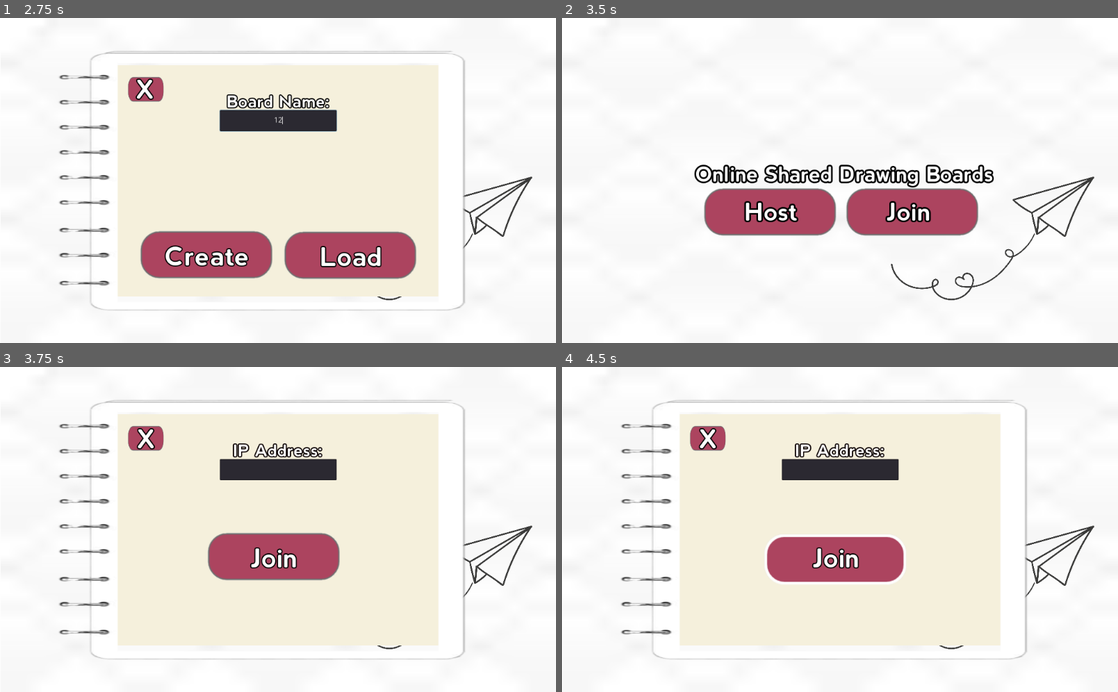
Above: before the commit, frames 1-4 (two rows, left to right).
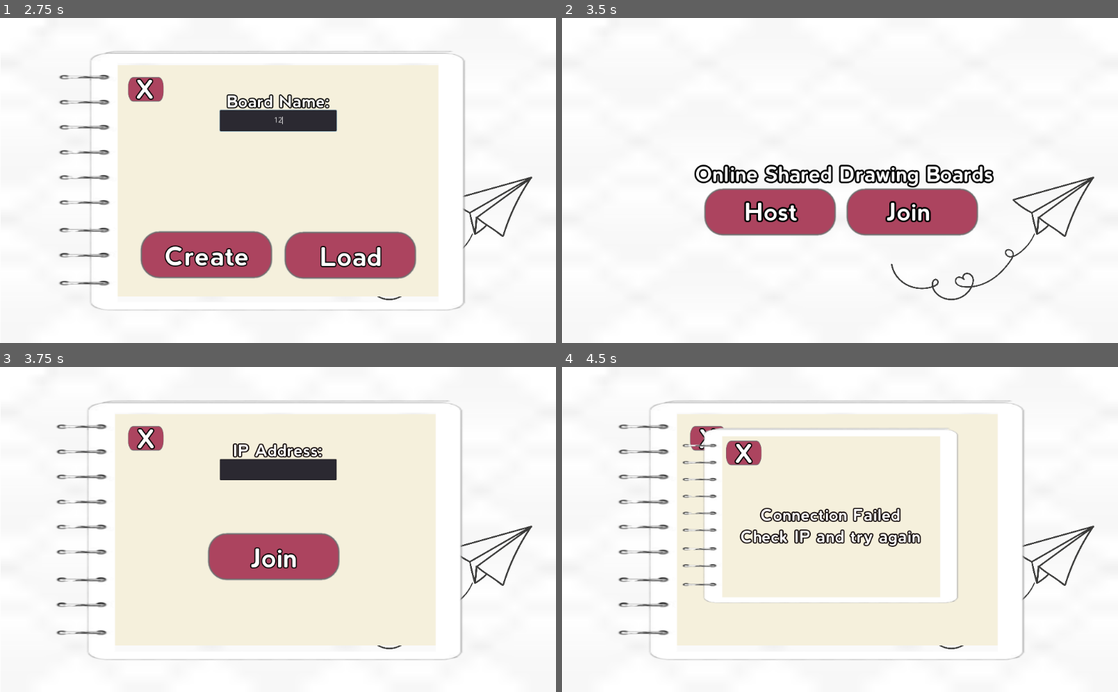
Above: after the commit, the same moments.

Repository: Sketch-Organization/Sketch-
Game: Godot game, scene res://Title.tscn
Same seed, same stepped clock (60 frames per second), same inputs: the game is played once before the commit and once after it. The engine's default icon, where the game draws it, is replaced by a stand-in: a white triangle on a blue panel in a dark square.
Inputs (mouse positions are in pixels of both pictures, inside the frame that each line leads up to):
- Up to frame 1 (2.75 s): tap Enter at 0.5 s; move the mouse to (400, 164) at 0.52 s; click (400, 164) at 0.6 s; click "Host" at 1.25 s; click (278, 118) at 2.02 s; type "12" at 2.1 s
- Up to frame 2 (3.5 s): click "X" at 2.75 s
- Up to frame 3 (3.75 s): click "Join" at 3.5 s
- Up to frame 4 (4.5 s): click "Join" at 4.25 s

Frames 1-2 are identical in both runs. In frame 3, 2.7% of the frame differs, in the area x 10-84%, y 10-91%; in frame 4, 15%.

Commit message:
Networking functionality
Create server(max 4 users), client objects
Connect client to server
Check if client successfully connects to host, if connection fails, display failure pop-up
Autoload globals to keep track of connected users

Diff:
--- a/SketchProject/Canvas.gd
+++ b/SketchProject/Canvas.gd
@@ -16,18 +16,20 @@
 func _process(delta):
 	if Input.is_action_just_pressed("LeftClick"):
 		if(parent.sav == false):
-			var line = newLine.instance()
-			line.default_color = currentColor
-			line.width = currentWidth
-			add_child(line)
-			Lines.append(line.name)
-			#print(line.name)
+			rpc("draw")
 		if(eraser == true):
 			eraseLine()
 
+	if Input.is_action_just_released("LeftClick"):
+		if(parent.sav == false):
+			var lastLine = Lines.back()
+			rpc("add_line_to_clients", lastLine)
+
+
 func undoLine():
-	get_node(Lines.back()).queue_free()
-	Lines.pop_back()
+	if Lines.size() > 0:
+		get_node(Lines.back()).queue_free()
+		Lines.pop_back()
 	pass
 
 func eraseLine():
@@ -53,3 +55,14 @@
 
 func getWidth():
 	return currentWidth
+
+remotesync func draw():
+	var line = newLine.instance()
+	line.default_color = currentColor
+	line.width = currentWidth
+	add_child(line)
+	Lines.append(line.name)
+
+remote func add_line_to_clients(lineToAdd):
+	add_child(lineToAdd)
+	Lines.append(lineToAdd.name)
--- a/SketchProject/DrawingBoard.tscn
+++ b/SketchProject/DrawingBoard.tscn
@@ -470,8 +470,8 @@
 popup_exclusive = true
 access = 2
 filters = PoolStringArray( "*.png", "*.jpg" )
-current_dir = "C:/Users/saraj/Desktop/NewSketch/Sketch-/SketchProject"
-current_path = "C:/Users/saraj/Desktop/NewSketch/Sketch-/SketchProject/"
+current_dir = "C:/Users/Sid/Documents/GitHub/Sketch-/SketchProject"
+current_path = "C:/Users/Sid/Documents/GitHub/Sketch-/SketchProject/"
 __meta__ = {
 "_edit_use_anchors_": false
 }
--- a/SketchProject/Line.gd
+++ b/SketchProject/Line.gd
@@ -1,6 +1,7 @@
 extends Line2D
 
 var timer
+var pos
 
 func _ready():
 	timer = get_node("Timer")
@@ -11,6 +12,14 @@
 		timer.stop()
 
 func _on_Timer_timeout():
-	add_point(get_global_mouse_position())
+	pos = getMousePos()
+	addPoint(pos)
 	timer.start()
 	pass # Replace with function body.
+
+func addPoint(mousePos):
+	add_point(mousePos)
+	pass
+
+func getMousePos():
+	return get_viewport().get_mouse_position()
--- a/SketchProject/Title.gd
+++ b/SketchProject/Title.gd
@@ -3,7 +3,9 @@
 var hostPopupMenu
 var joinPopupMenu
 var fileOpenner
+var connFailPopupMenu
 var scene_path_to_load
+var connStatus
 
 # Declare member variables here. Examples:
 # var a = 2
@@ -15,6 +17,7 @@
 	hostPopupMenu = get_node("HostPopup")
 	joinPopupMenu = get_node("JoinPopup")
 	fileOpenner = get_node("FileDialog")
+	connFailPopupMenu = get_node("connFailPop")
 	FilePath.loadedFile = false
 	pass # Replace with function body.
 
@@ -36,14 +39,27 @@
 func _on_CloseButton_pressed():
 	hostPopupMenu.hide()
 	joinPopupMenu.hide()
+	connFailPopupMenu.hide()
 	pass # Replace with function body.
 
 
 func _on_CreateButton_pressed():
 	_on_Button_pressed("res://DrawingBoard.tscn")
+	var peer = NetworkedMultiplayerENet.new()
+	peer.create_server(4242, 4)
+	get_tree().set_network_peer(peer)
 	pass # Replace with function body.
 
 func _on_JoinBoardButton_pressed():
+	var IP = $JoinPopup/Form/inputIP.text
+	var peer = NetworkedMultiplayerENet.new()
+	peer.create_client(IP, 4242)
+	connStatus = peer.get_connection_status()
+	if connStatus == 0:
+		connFailPopupMenu.show()
+	else:
+		_on_Button_pressed("res://DrawingBoard.tscn")
+		get_tree().set_network_peer(peer)
 	pass # Replace with function body.
 
 func _on_LoadButton_pressed():
--- a/SketchProject/Title.tscn
+++ b/SketchProject/Title.tscn
@@ -392,7 +392,7 @@
 "_edit_use_anchors_": false
 }
 
-[node name="LineEdit" type="LineEdit" parent="JoinPopup/Form"]
+[node name="inputIP" type="LineEdit" parent="JoinPopup/Form"]
 anchor_left = 0.5
 anchor_top = 1.0
 anchor_right = 0.5
@@ -484,8 +484,101 @@
 }
 
 [node name="NotebookBackgroun2" type="Sprite" parent="JoinPopup"]
-position = Vector2( 289.625, 216.208 )
+position = Vector2( 284.625, 217.208 )
 scale = Vector2( 1.73712, 0.746335 )
+texture = ExtResource( 6 )
+
+[node name="connFailPop" type="PopupMenu" parent="."]
+anchor_left = 0.5
+anchor_top = 0.5
+anchor_right = 0.5
+anchor_bottom = 0.5
+margin_left = -240.0
+margin_top = -157.0
+margin_right = 210.0
+margin_bottom = 125.0
+mouse_filter = 1
+popup_exclusive = true
+hide_on_item_selection = false
+hide_on_checkable_item_selection = false
+script = ExtResource( 7 )
+__meta__ = {
+"_edit_use_anchors_": false
+}
+
+[node name="ColorRect2" type="ColorRect" parent="connFailPop"]
+margin_left = 13.0
+margin_top = -19.0
+margin_right = 434.0
+margin_bottom = 286.0
+color = Color( 0.964706, 0.945098, 0.866667, 1 )
+__meta__ = {
+"_edit_use_anchors_": false
+}
+
+[node name="Form" type="Control" parent="connFailPop"]
+anchor_left = 0.5
+anchor_right = 0.5
+margin_left = -188.5
+margin_top = 52.0
+margin_right = 188.5
+margin_bottom = 122.0
+mouse_filter = 1
+__meta__ = {
+"_edit_use_anchors_": false
+}
+
+[node name="Label" type="Label" parent="connFailPop/Form"]
+anchor_right = 1.0
+margin_left = -2.0
+margin_top = 59.0
+margin_right = -2.0
+margin_bottom = 96.0
+mouse_filter = 1
+custom_fonts/font = SubResource( 6 )
+text = "Connection Failed
+Check IP and try again"
+align = 1
+__meta__ = {
+"_edit_use_anchors_": false
+}
+
+[node name="CloseButton" type="TextureButton" parent="connFailPop"]
+anchor_left = 1.0
+anchor_top = 1.0
+anchor_right = 1.0
+anchor_bottom = 1.0
+margin_left = -425.0
+margin_top = -293.0
+margin_right = -349.0
+margin_bottom = -238.0
+mouse_default_cursor_shape = 2
+texture_normal = ExtResource( 1 )
+texture_pressed = ExtResource( 10 )
+expand = true
+__meta__ = {
+"_edit_use_anchors_": false
+}
+
+[node name="Label" type="Label" parent="connFailPop/CloseButton"]
+anchor_left = 0.5
+anchor_top = 0.5
+anchor_right = 0.5
+anchor_bottom = 0.5
+margin_left = -19.5
+margin_top = -30.5
+margin_right = 105.5
+margin_bottom = 28.5
+mouse_filter = 1
+custom_fonts/font = SubResource( 5 )
+text = "X"
+__meta__ = {
+"_edit_use_anchors_": false
+}
+
+[node name="NotebookBackgroun2" type="Sprite" parent="connFailPop"]
+position = Vector2( 215.125, 132.708 )
+scale = Vector2( 1.17992, 0.502468 )
 texture = ExtResource( 6 )
 
 [node name="FileDialog" type="FileDialog" parent="."]
@@ -503,8 +596,8 @@
 mode = 0
 access = 2
 filters = PoolStringArray( "*.png", "*.jpg" )
-current_dir = "C:/Users/saraj/Desktop/NewSketch/Sketch-/SketchProject"
-current_path = "C:/Users/saraj/Desktop/NewSketch/Sketch-/SketchProject/"
+current_dir = "C:/Users/Sid/Documents/GitHub/Sketch-/SketchProject"
+current_path = "C:/Users/Sid/Documents/GitHub/Sketch-/SketchProject/"
 __meta__ = {
 "_edit_use_anchors_": false
 }
@@ -515,4 +608,5 @@
 [connection signal="pressed" from="HostPopup/LoadButton" to="." method="_on_LoadButton_pressed"]
 [connection signal="pressed" from="JoinPopup/CloseButton" to="." method="_on_CloseButton_pressed"]
 [connection signal="pressed" from="JoinPopup/JoinBoardButton" to="." method="_on_JoinBoardButton_pressed"]
+[connection signal="pressed" from="connFailPop/CloseButton" to="." method="_on_CloseButton_pressed"]
 [connection signal="confirmed" from="FileDialog" to="." method="_on_FileDialog_confirmed"]
--- /dev/null
+++ b/SketchProject/globals.gd
@@ -0,0 +1,10 @@
+extends Node
+
+var players = []
+
+func _ready():
+	get_tree().connect("network_peer_connected", self, "_playerConnected")
+	pass
+
+func _playerConnected(id):
+	players.append(id)
--- a/SketchProject/project.godot
+++ b/SketchProject/project.godot
@@ -23,6 +23,7 @@
 [autoload]
 
 FilePath="*res://FilePath.gd"
+Globals="*res://globals.gd"
 
 [display]
 
Not shown, added: SketchProject/export_presets.cfg
Not shown, added: SketchProject/Sketch Project.exe
Not shown, added: SketchProject/Sketch Project.pck
